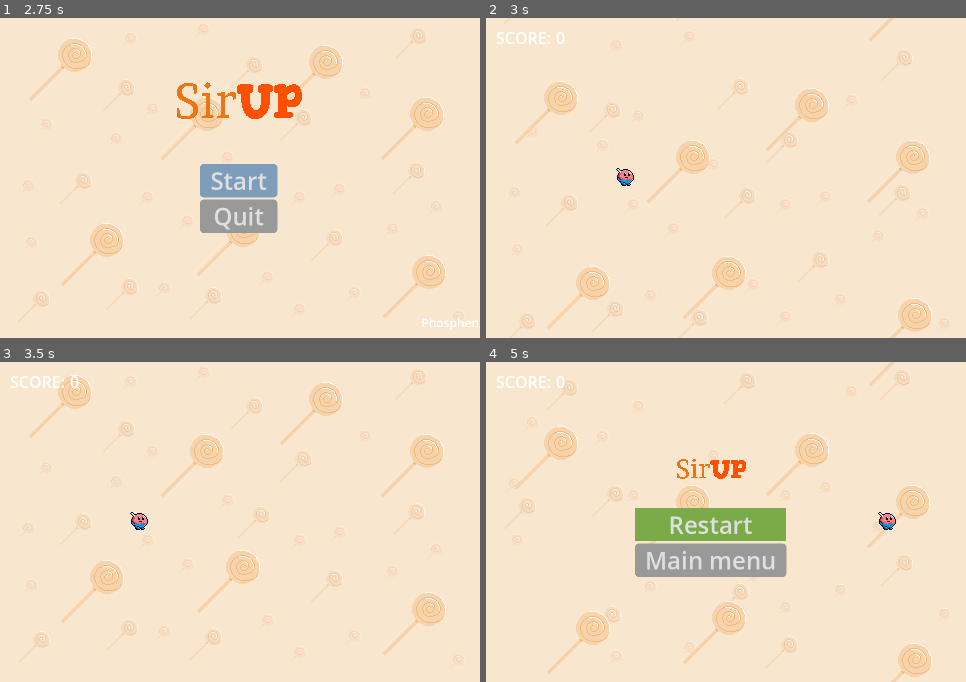
Above: before the commit, frames 1-4 (two rows, left to right).
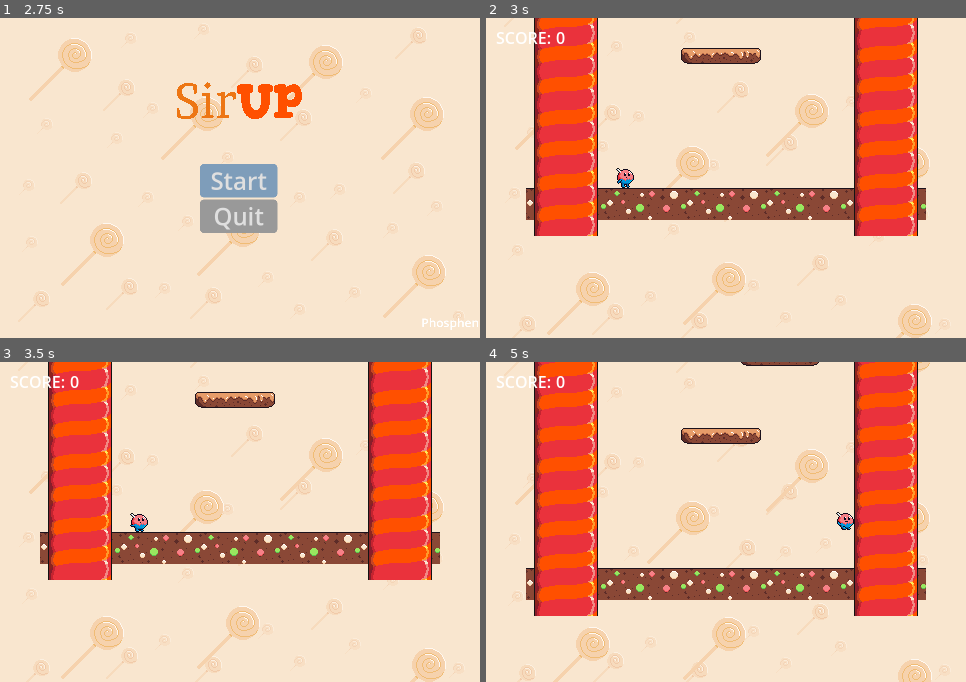
Above: after the commit, the same moments.

Repository: Phosphen/slide
Game: Godot game, scene res://Scenes/Levels/splash_screen.tscn
Same seed, same stepped clock (60 frames per second), same inputs: the game is played once before the commit and once after it.
Inputs (mouse positions are in pixels of both pictures, inside the frame that each line leads up to):
- Up to frame 1 (2.75 s): tap Enter at 0.5, 2 s; move the mouse to (345, 162) at 0.52 s; hold Right (move_right) 0.53-2.03 s; tap Up (jump) at 0.77, 1.52 s; tap Space at 1.25 s; move the mouse to (144, 194) at 1.27 s; move the mouse to (288, 107) at 2.02 s; hold Left (move_left) from 2.03 s (still down)
- Up to frame 2 (3 s): release Left (move_left) at 2.75 s; click "Start" at 2.75 s
- Up to frame 3 (3.5 s): no input
- Up to frame 4 (5 s): move the mouse to (702, 586) at 3.52 s; hold Right (move_right) from 3.53 s (still down); tap Up (jump) at 3.77, 4.52 s; move the mouse to (870, 570) at 4.27 s

Frame 1 is identical in both runs. In frame 2, 28% of the frame differs, in the area x 5-97%, y 0-100%; in frame 3, 32%; in frame 4, 38%, in the area x 6-93%, y 0-100%.
Error before the commit: Parse Error: Expected statement, found "Indent" instead. (res://LevelGen/Main.gd:35)

Commit message:
- fix indentation

Diff:
--- a/LevelGen/Main.gd
+++ b/LevelGen/Main.gd
@@ -32,7 +32,7 @@
 	screen_width = screen_size.x  # Adjust based on your game's resolution
 	last_platform_position = Vector2(screen_width * 0.5, -DISTANCE_BETWEEN_PLATFORMS)
 	wall_index = 0
-		_spawn_floor()
+	_spawn_floor()
 	_spawn_level_batch()
 #	AudioManager.play_music(AudioManager.BEAKGROUND_MUSIC_3)
 
